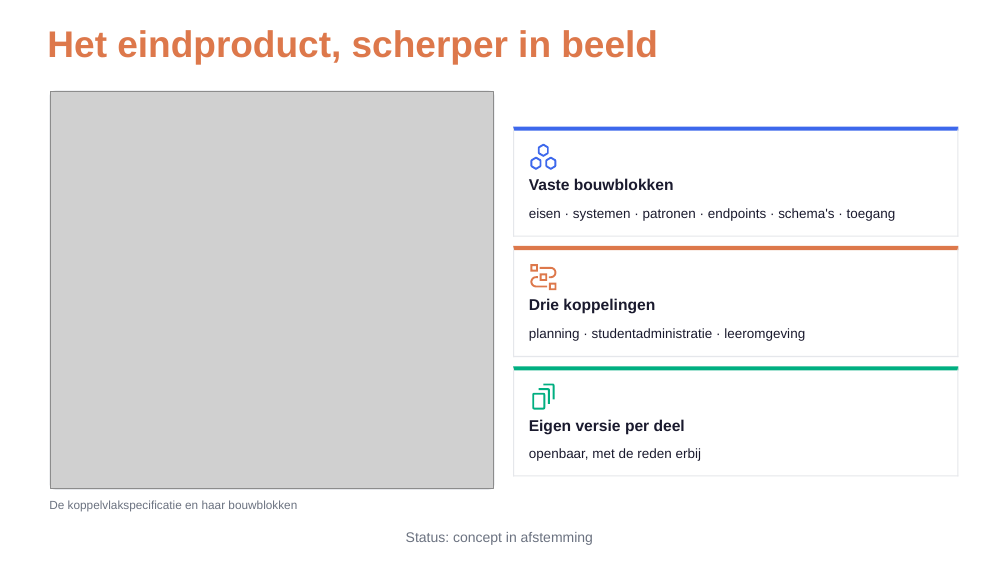
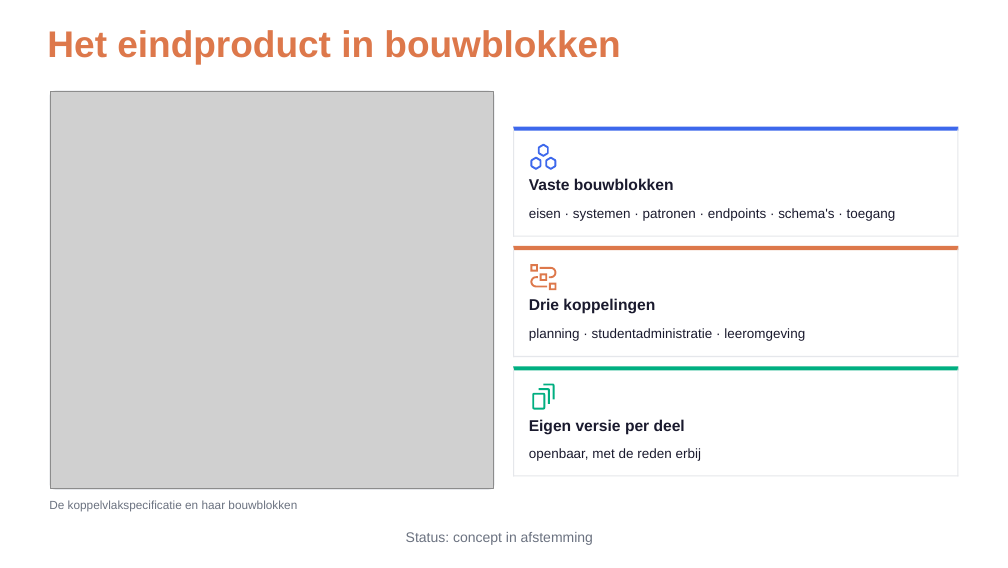
Before and after one commit to Npuls-OKx/meta, a slide deck: slide 3 of presentaties/export/260929_werkgroep_okx_voortgang/260929_werkgroep_okx_voortgang.pptx. Drawn at 1008x568 pixels with LibreOffice and Linux fonts; fonts in the diff are those of the drawing; grey boxes stand for pictures; background and template pictures are left out. Boxes give left, top, right and bottom in pixels: in the first picture for what was removed or moved away, otherwise in the second. Text is boxed around its words. In the diff, an @@ line names an element or a change of style, - is before the commit and + after.

```diff
--- a/presentaties/export/260929_werkgroep_okx_voortgang/260929_werkgroep_okx_voortgang.pptx
+++ b/presentaties/export/260929_werkgroep_okx_voortgang/260929_werkgroep_okx_voortgang.pptx
@@ text at [47,30,620,64]: text changed @@
-Het eindproduct, scherper in beeld
+Het eindproduct in bouwblokken
```
Also in this commit, not shown: 1 other slide changed, 4 other files.
